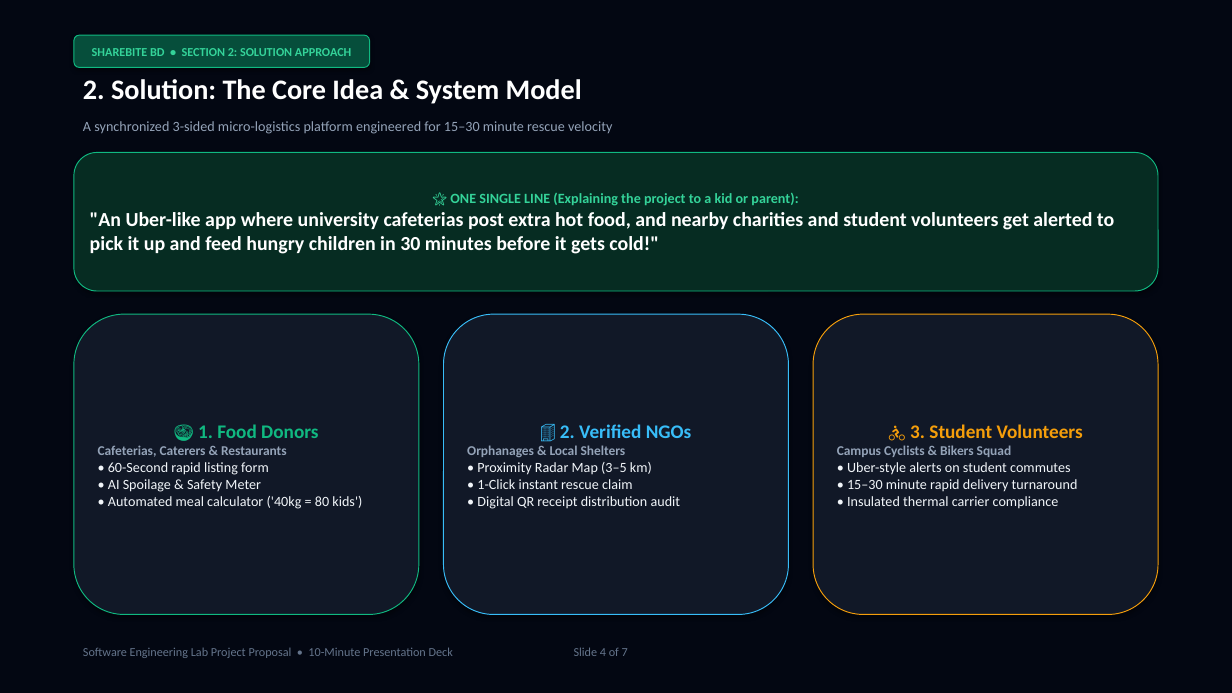
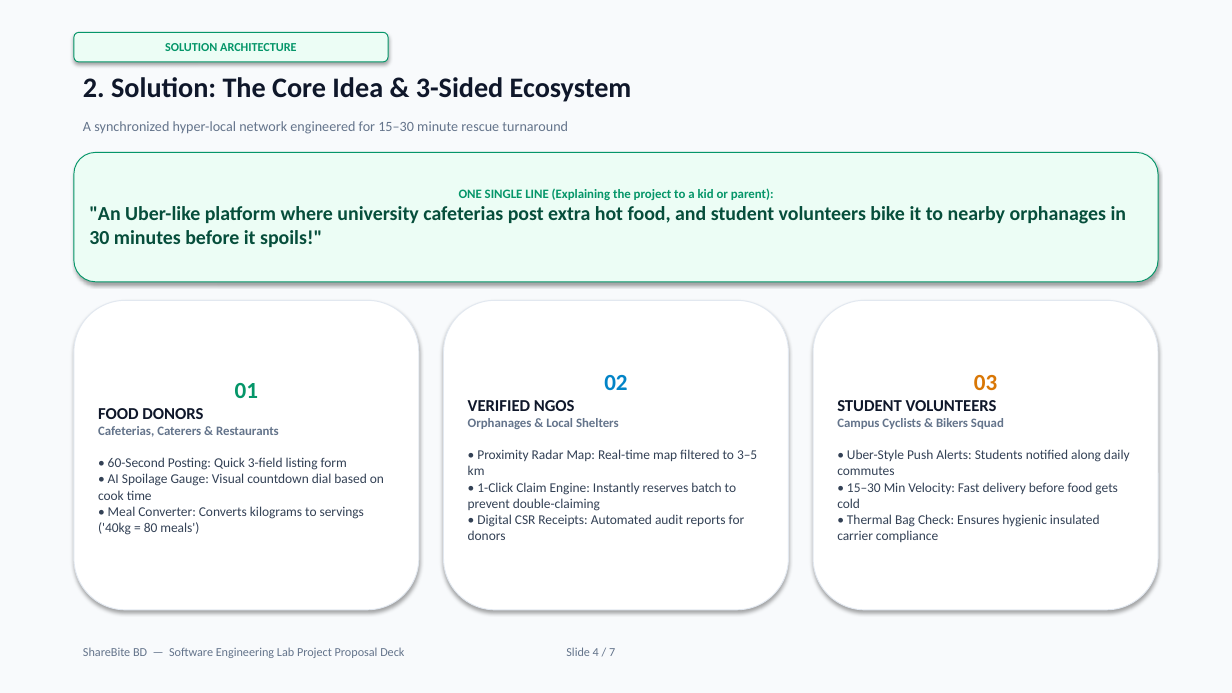
Before and after one commit to mahamudul-hasan7/shearbitebd, a slide deck: slide 4 of ShareBite_BD_SE_Lab_Presentation.pptx. Drawn at 1232x693 pixels with LibreOffice and Linux fonts; fonts in the diff are those of the drawing. Boxes give left, top, right and bottom in pixels: in the first picture for what was removed or moved away, otherwise in the second. Text is boxed around its words. In the diff, an @@ line names an element or a change of style, - is before the commit and + after.

Commit message:
feat(presentation): redesign slides into clean academic structured format matching user reference

```diff
--- a/ShareBite_BD_SE_Lab_Presentation.pptx
+++ b/ShareBite_BD_SE_Lab_Presentation.pptx
@@ rectangle at [0,0,1232,693]: fill #030712 to #F8FAFC @@
@@ rounded rectangle "SOLUTION ARCHITECTURE": place and size @@
-rounded rectangle "SOLUTION ARCHITECTURE" at [74,35,370,67]
+rounded rectangle "SOLUTION ARCHITECTURE" at [74,32,388,62]
@@ rounded rectangle "SOLUTION ARCHITECTURE" at [74,32,388,62]: fill #064E3B to #ECFDF5; outline #10B981 0.75 pt to #059669 0.75 pt @@
@@ text in rounded rectangle at [165,43,296,51]: text changed; text colour #34D399 to #059669 @@
-SHAREBITE BD • SECTION 2: SOLUTION APPROACH
+SOLUTION ARCHITECTURE
@@ text at [83,77,632,102]: text changed; text colour #FFFFFF to #0F172A @@
-2. Solution: The Core Idea & System Model
+2. Solution: The Core Idea & 3-Sided Ecosystem
@@ text at [83,121,568,134]: text changed; text colour #94A3B8 to #64748B @@
-A synchronized 3-sided micro-logistics platform engineered for 15–30 minute rescue velocity
+A synchronized hyper-local network engineered for 15–30 minute rescue turnaround
@@ rounded rectangle "ONE SINGLE LINE (Explaining the ...": place and size @@
-rounded rectangle "ONE SINGLE LINE (Explaining the ..." at [74,152,1158,291]
+rounded rectangle "ONE SINGLE LINE (Explaining the ..." at [74,152,1158,282]
@@ rounded rectangle "ONE SINGLE LINE (Explaining the ..." at [74,152,1158,282]: fill #062C22 to #ECFDF5; outline #10B981 0.75 pt to #059669 0.75 pt @@
@@ text in rounded rectangle at [89,188,1127,247]: text changed; text colour #FFFFFF to #064E3B @@
-🌟 ONE SINGLE LINE (Explaining the project to a kid or parent):
-"An Uber-like app where university cafeterias post extra hot food, and nearby charities and student volunteers get alerted to pick it up and feed hungry children in 30 minutes before it gets cold!"
+ONE SINGLE LINE (Explaining the project to a kid or parent):
+"An Uber-like platform where university cafeterias post extra hot food, and student volunteers bike it to nearby orphanages in 30 minutes before it spoils!"
@@ rounded rectangle "01": place and size @@
-rounded rectangle "01" at [74,314,419,615]
+rounded rectangle "01" at [74,300,419,610]
@@ rounded rectangle "01" at [74,300,419,610]: fill #111827 to #FFFFFF; outline #10B981 0.75 pt to #E2E8F0 0.75 pt @@
@@ rounded rectangle "02": place and size @@
-rounded rectangle "02" at [444,314,788,615]
+rounded rectangle "02" at [444,300,788,610]
@@ rounded rectangle "02" at [444,300,788,610]: fill #111827 to #FFFFFF; outline #38BDF8 0.75 pt to #E2E8F0 0.75 pt @@
@@ rounded rectangle "03": place and size @@
-rounded rectangle "03" at [813,314,1158,615]
+rounded rectangle "03" at [813,300,1158,610]
@@ rounded rectangle "03" at [813,300,1158,610]: fill #111827 to #FFFFFF; outline #F59E0B 0.75 pt to #E2E8F0 0.75 pt @@
@@ text in rounded rectangle at [837,375,997,411]: text changed; size 15 to 13 pt; text colour #F59E0B to #0F172A @@
-🚴 3. Student Volunteers
+03
+STUDENT VOLUNTEERS
@@ text in rounded rectangle at [98,408,203,419]: text changed; size 15 to 13 pt; text colour #10B981 to #0F172A @@
-🍲 1. Food Donors
+01
+FOOD DONORS
@@ text in rounded rectangle at [468,400,575,411]: text changed; size 15 to 13 pt; text colour #38BDF8 to #0F172A @@
-🏢 2. Verified NGOs
+02
+VERIFIED NGOS
@@ text in rounded rectangle at [468,418,619,429]: size 10.5 to 10 pt, text colour #94A3B8 to #64748B in "Orphanages & Local Shelters" @@
@@ text in rounded rectangle at [837,418,1004,429]: size 10.5 to 10 pt, text colour #94A3B8 to #64748B in "Campus Cyclists & Bikers Squad" @@
@@ text in rounded rectangle at [98,426,279,437]: size 10.5 to 10 pt, text colour #94A3B8 to #64748B in "Cafeterias, Caterers & Restaurants" @@
@@ text in rounded rectangle at [468,449,757,540]: text changed; size 11 to 10.5 pt; text colour #F1F5F9 to #334155 @@
-• Proximity Radar Map (3–5 km)
-• 1-Click instant rescue claim
-• Digital QR receipt distribution audit
+• Proximity Radar Map: Real-time map filtered to 3–5 km
+• 1-Click Claim Engine: Instantly reserves batch to prevent double-claiming
+• Digital CSR Receipts: Automated audit reports for donors
@@ text in rounded rectangle at [837,449,1130,542]: text changed; size 11 to 10.5 pt; text colour #F1F5F9 to #334155 @@
-• Uber-style alerts on student commutes
-• 15–30 minute rapid delivery turnaround
-• Insulated thermal carrier compliance
+• Uber-Style Push Alerts: Students notified along daily commutes
+• 15–30 Min Velocity: Fast delivery before food gets cold
+• Thermal Bag Check: Ensures hygienic insulated carrier compliance
@@ text in rounded rectangle at [98,457,384,535]: text changed; size 11 to 10.5 pt; text colour #F1F5F9 to #334155 @@
-• 60-Second rapid listing form
-• AI Spoilage & Safety Meter
-• Automated meal calculator ('40kg = 80 kids')
+• 60-Second Posting: Quick 3-field listing form
+• AI Spoilage Gauge: Visual countdown dial based on cook time
+• Meal Converter: Converts kilograms to servings ('40kg = 80 meals')
@@ text at [83,647,615,658]: text changed @@
-Software Engineering Lab Project Proposal • 10-Minute Presentation Deck Slide 4 of 7
+ShareBite BD — Software Engineering Lab Project Proposal Deck Slide 4 / 7
```
Also in this commit, not shown: 6 other slides changed, 4 other files.
